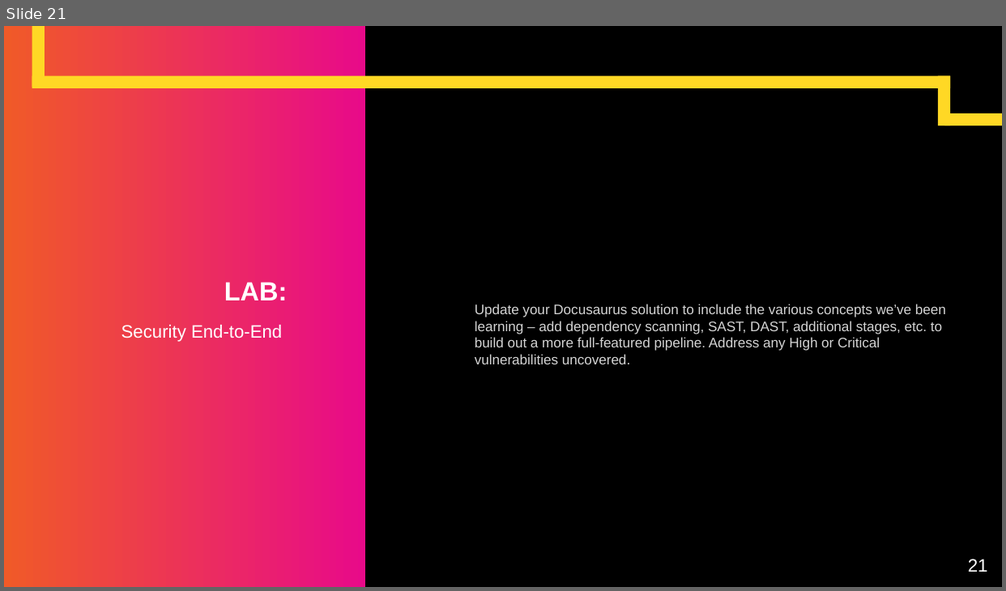
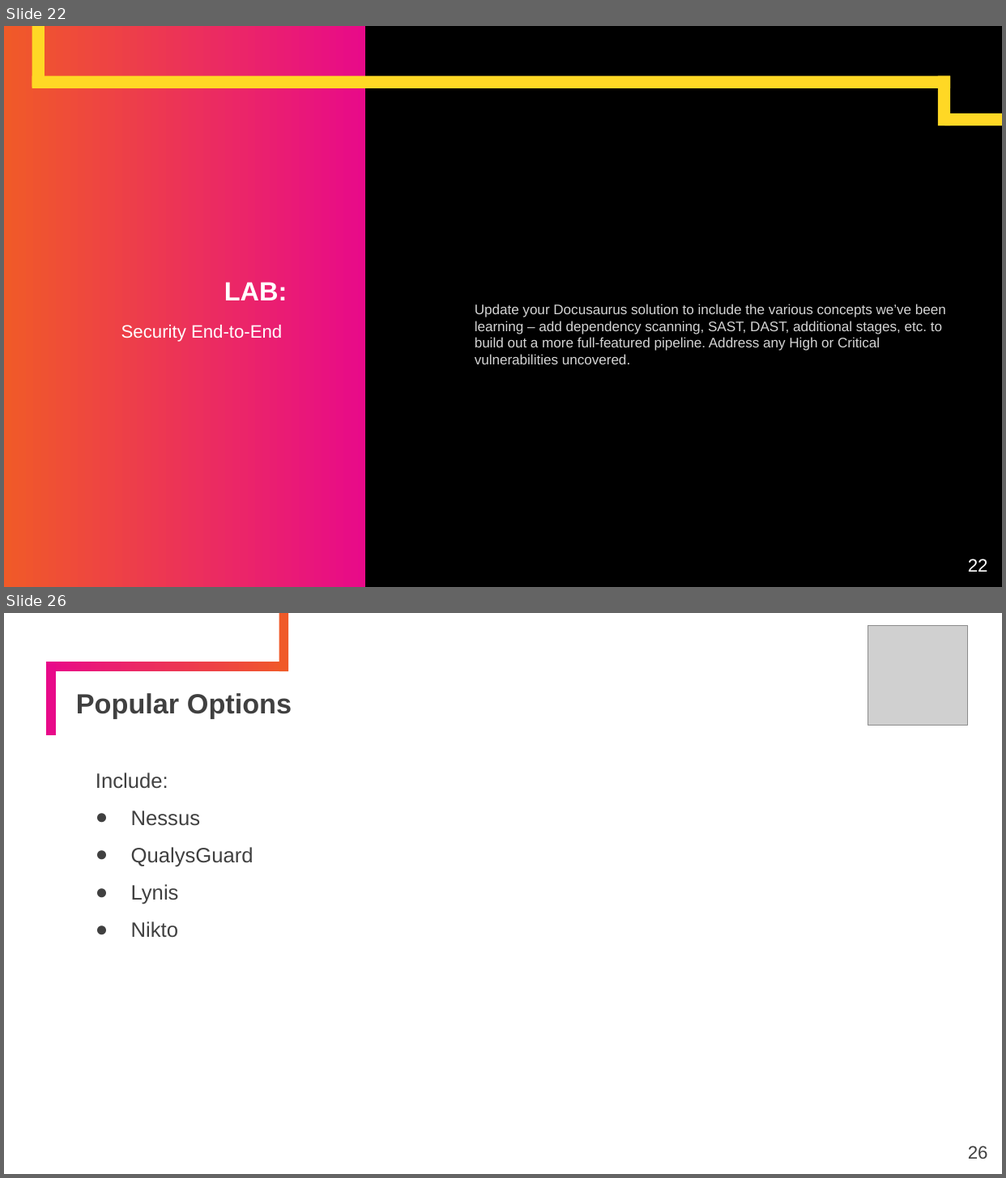
Before and after one commit to KernelGamut32/devsecops-agile-gitlab, a slide deck: gitlab/slides/GitLab.pptx. Shown one above the other, each under a label of ours: slide 21 before the commit, slides 22 and 26 after it; the slides between them are not shown. The pictures are 1006x591 and 1006x1178 pixels, drawn with LibreOffice and Linux fonts; fonts in the diff are those of the drawing; grey boxes stand for pictures. Boxes give left, top, right and bottom in pixels: in the first picture for what was removed or moved away, otherwise in the second. Text is boxed around its words. In the diff, an @@ line names an element or a change of style, - is before the commit and + after.

```diff
--- a/gitlab/slides/GitLab.pptx
+++ b/gitlab/slides/GitLab.pptx
@@ slide 26 added at [4,613,1002,1174], background #FFFFFF @@
@@ rectangle added at [279,614,289,672], fill #F05A28 @@
@@ picture added at [868,625,968,725] @@
@@ rectangle added at [45,662,55,735], fill #E80A89 @@
@@ rectangle added at [46,662,288,672], fill gradient #F05A28 to #E80A89 @@
@@ title added at [76,693,292,719], 20 pt, text #404040, bold @@
+Popular Options
@@ text added at [96,773,253,938], 15 pt, text #404040 @@
+Include:
+● Nessus
+● QualysGuard
+● Lynis
+● Nikto
@@ page number added at [968,1146,988,1159], 13 pt, text #404040 @@
+26
@@ what was slide 21 is now slide 22 @@
@@ page number at [968,559,988,572]: text changed @@
-21
+22
```
Also in this commit, not shown: 1 slide changed, 5 other slides added, 3 other files.
